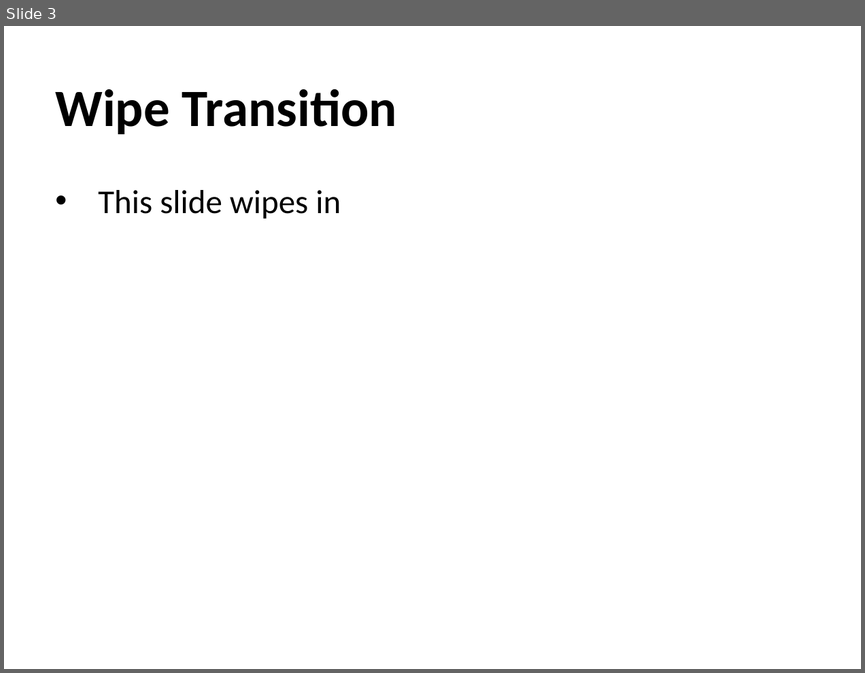
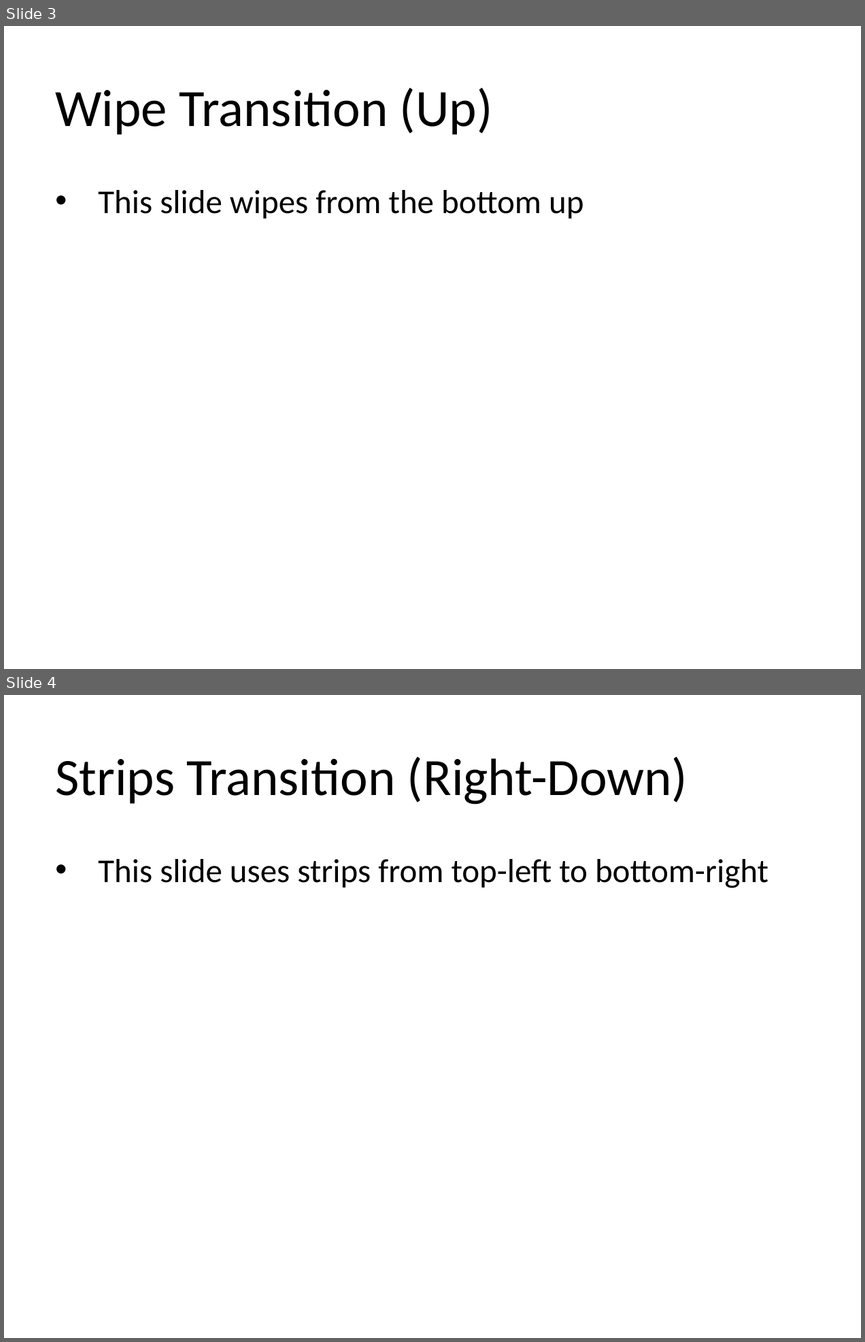
Before and after one commit to djinn-soul/gopptx, a slide deck: smoke_samples/14_transitions.pptx. Shown one above the other, each under a label of ours: slide 3 before the commit, slides 3 and 4 after it. The pictures are 865x673 and 865x1342 pixels, drawn with LibreOffice and Linux fonts; fonts in the diff are those of the drawing. Boxes give left, top, right and bottom in pixels: in the first picture for what was removed or moved away, otherwise in the second. Text is boxed around its words. In the diff, an @@ line names an element or a change of style, - is before the commit and + after.

```diff
--- a/smoke_samples/14_transitions.pptx
+++ b/smoke_samples/14_transitions.pptx
@@ slide 4 added at <box>4,695,861,1338</box>, background #FFFFFF @@
@@ text added at <box>55,757,687,804</box>, 44 pt, text #000000 @@
+Strips Transition (Right-Down)
@@ text added at <box>98,859,768,888</box>, 28 pt, text #000000 @@
+• This slide uses strips from top-left to bottom-right
@@ slide 3 changed as well @@
@@ text at <box>55,88,492,135</box>: text changed; bold off @@
-Wipe Transition
+Wipe Transition (Up)
@@ text at <box>98,190,583,218</box>: text changed @@
-• This slide wipes in
+• This slide wipes from the bottom up
```
Also in this commit, not shown: 2 other slides changed, 1 other slide added, 45 other files.
